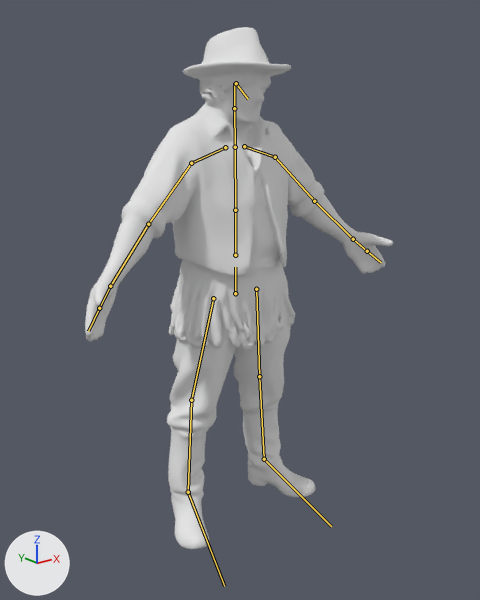
A saved change to the glTF model godot/modelos/animados/levado.glb.
Before and after are seen from a 50 mm camera at (-1.361, -1.731, 1.514) aimed at (-0.077, -0.125, 0.872). The axes (+X, +Y, +Z) are drawn at lower left. The lights are the same throughout. The first picture is the older version. The bones that bend it are drawn over the model as lines.

The first picture shows 'Cuerpo'.
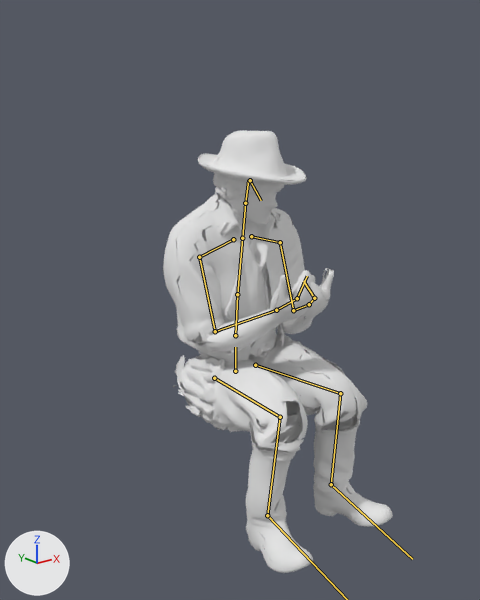
The newer file adds an action. The first version stands in its rest pose; the second is drawn at frame 105 of the action 'truco'.

Pixel boxes (x1, y1, x2, y2) of what changed, in the pictures (480 x 600 px):
'Cuerpo', posed (25% narrower, 15% shorter)
    before: (85, 27, 393, 549)
    after: (163, 130, 393, 573)
bone 'cadera', root to tip
    before: (235, 293) to (235, 267)
    after: (235, 371) to (235, 347)
bone 'columna', root to tip
    before: (235, 255) to (235, 210)
    after: (235, 335) to (237, 294)
bone 'pecho', root to tip
    before: (235, 210) to (235, 147)
    after: (237, 294) to (242, 238)
bone 'cabeza', root to tip
    before: (234, 108) to (234, 83)
    after: (245, 203) to (248, 180)
bone 'brazo.L', root to tip
    before: (275, 157) to (314, 201)
    after: (280, 242) to (293, 310)
bone 'antebrazo.L', root to tip
    before: (314, 201) to (353, 239)
    after: (293, 310) to (309, 304)
bone 'mano.L', root to tip
    before: (353, 239) to (367, 251)
    after: (309, 304) to (314, 298)
bone 'dedos.L', root to tip
    before: (367, 251) to (381, 262)
    after: (314, 298) to (303, 281)
bone 'brazo.R', root to tip
    before: (191, 163) to (148, 224)
    after: (199, 257) to (215, 331)
bone 'antebrazo.R', root to tip
    before: (148, 224) to (110, 286)
    after: (215, 331) to (276, 310)
bone 'mano.R', root to tip
    before: (110, 286) to (99, 308)
    after: (276, 310) to (297, 298)
bone 'dedos.R', root to tip
    before: (99, 308) to (88, 331)
    after: (297, 298) to (307, 276)
bone 'muslo.L', root to tip
    before: (256, 289) to (259, 376)
    after: (255, 365) to (340, 393)
bone 'pierna.L', root to tip
    before: (259, 376) to (264, 459)
    after: (340, 393) to (331, 484)
bone 'pie.L', root to tip
    before: (264, 459) to (331, 526)
    after: (331, 484) to (412, 559)
bone 'muslo.R', root to tip
    before: (213, 298) to (191, 400)
    after: (214, 378) to (280, 417)
bone 'pierna.R', root to tip
    before: (191, 400) to (188, 492)
    after: (280, 417) to (267, 515)

Diff of the bpy script that builds the scene:
```diff
--- a/godot/modelos/animados/levado.glb.py
+++ b/godot/modelos/animados/levado.glb.py
@@ bone_cadera @@
 bone_cadera = bpy.data.objects['Esqueleto'].pose.bones['cadera']
-bone_cadera.location = (0.0, 0.0, 0.0)
+bone_cadera.location = (0.0, -0.29, 0.0)
@@ bone_columna @@
 bone_columna = bpy.data.objects['Esqueleto'].pose.bones['columna']  # child of 'cadera'
-bone_columna.rotation_quaternion = (1.0, 0.0, 0.0, 0.0)  # degrees (0, 0, 0)
+bone_columna.rotation_quaternion = (0.999, 0.035, 0.0, 0.0)  # degrees (4, 0, 0)
@@ bone_pecho @@
 bone_pecho = bpy.data.objects['Esqueleto'].pose.bones['pecho']  # child of 'columna'
-bone_pecho.rotation_quaternion = (1.0, 0.0, 0.0, 0.0)  # degrees (0, 0, 0)
+bone_pecho.rotation_quaternion = (0.999, 0.035, 0.0, 0.0)  # degrees (4, 0, 0)
@@ bone_cabeza @@
 bone_cabeza = bpy.data.objects['Esqueleto'].pose.bones['cabeza']  # child of 'cuello'
-bone_cabeza.rotation_quaternion = (1.0, 0.0, 0.0, 0.0)  # degrees (0, 0, 0)
+bone_cabeza.rotation_quaternion = (0.999, 0.027, 0.031, 0.0)  # degrees (3, 4, 0)
@@ bone_brazo_l @@
 bone_brazo_l = bpy.data.objects['Esqueleto'].pose.bones['brazo.L']  # child of 'clavicula.L'
-bone_brazo_l.rotation_quaternion = (1.0, 0.0, 0.0, 0.0)  # degrees (0, 0, 0)
+bone_brazo_l.rotation_quaternion = (0.91, -0.404, 0.0, 0.089)  # degrees (-48, 4, 9)
@@ bone_antebrazo_l @@
 bone_antebrazo_l = bpy.data.objects['Esqueleto'].pose.bones['antebrazo.L']  # child of 'brazo.L'
-bone_antebrazo_l.rotation_quaternion = (1.0, 0.0, 0.0, 0.0)  # degrees (0, 0, 0)
+bone_antebrazo_l.rotation_quaternion = (0.704, 0.623, -0.001, 0.341)  # degrees (76, -25, 32)
@@ bone_mano_l @@
 bone_mano_l = bpy.data.objects['Esqueleto'].pose.bones['mano.L']  # child of 'antebrazo.L'
-bone_mano_l.rotation_quaternion = (1.0, 0.0, 0.0, 0.0)  # degrees (0, 0, 0)
+bone_mano_l.rotation_quaternion = (0.998, 0.0, 0.056, 0.0)  # degrees (0, 6, 0)
@@ bone_dedos_l @@
 bone_dedos_l = bpy.data.objects['Esqueleto'].pose.bones['dedos.L']  # child of 'mano.L'
-bone_dedos_l.rotation_quaternion = (1.0, 0.0, 0.0, 0.0)  # degrees (0, 0, 0)
+bone_dedos_l.rotation_quaternion = (0.906, 0.423, 0.0, 0.0)  # degrees (50, 0, 0)
@@ bone_brazo_r @@
 bone_brazo_r = bpy.data.objects['Esqueleto'].pose.bones['brazo.R']  # child of 'clavicula.R'
-bone_brazo_r.rotation_quaternion = (1.0, 0.0, 0.0, 0.0)  # degrees (0, 0, 0)
+bone_brazo_r.rotation_quaternion = (0.909, -0.407, 0.0, -0.084)  # degrees (-48, -4, -9)
@@ bone_antebrazo_r @@
 bone_antebrazo_r = bpy.data.objects['Esqueleto'].pose.bones['antebrazo.R']  # child of 'brazo.R'
-bone_antebrazo_r.rotation_quaternion = (1.0, 0.0, 0.0, 0.0)  # degrees (0, 0, 0)
+bone_antebrazo_r.rotation_quaternion = (0.695, 0.621, 0.004, -0.363)  # degrees (75, 27, -34)
@@ bone_mano_r @@
 bone_mano_r = bpy.data.objects['Esqueleto'].pose.bones['mano.R']  # child of 'antebrazo.R'
-bone_mano_r.rotation_quaternion = (1.0, 0.0, 0.0, 0.0)  # degrees (0, 0, 0)
+bone_mano_r.rotation_quaternion = (0.999, 0.0, -0.052, 0.0)  # degrees (0, -6, 0)
@@ bone_dedos_r @@
 bone_dedos_r = bpy.data.objects['Esqueleto'].pose.bones['dedos.R']  # child of 'mano.R'
-bone_dedos_r.rotation_quaternion = (1.0, 0.0, 0.0, 0.0)  # degrees (0, 0, 0)
+bone_dedos_r.rotation_quaternion = (0.906, 0.423, 0.0, 0.0)  # degrees (50, 0, 0)
@@ bone_muslo_l @@
 bone_muslo_l = bpy.data.objects['Esqueleto'].pose.bones['muslo.L']  # child of 'cadera'
-bone_muslo_l.rotation_quaternion = (1.0, 0.0, 0.0, 0.0)  # degrees (0, 0, 0)
+bone_muslo_l.rotation_quaternion = (-0.644, 0.734, 0.0, 0.215)  # degrees (-95, -18, -17)
@@ bone_pierna_l @@
 bone_pierna_l = bpy.data.objects['Esqueleto'].pose.bones['pierna.L']  # child of 'muslo.L'
-bone_pierna_l.rotation_quaternion = (1.0, 0.0, 0.0, 0.0)  # degrees (0, 0, 0)
+bone_pierna_l.rotation_quaternion = (0.611, 0.742, 0.0, 0.277)  # degrees (96, -24, 22)
@@ bone_pie_l @@
 bone_pie_l = bpy.data.objects['Esqueleto'].pose.bones['pie.L']  # child of 'pierna.L'
-bone_pie_l.rotation_quaternion = (1.0, 0.0, 0.0, 0.0)  # degrees (0, 0, 0)
+bone_pie_l.rotation_quaternion = (0.983, -0.072, 0.0, -0.169)  # degrees (-8, -1, -19)
@@ bone_muslo_r @@
 bone_muslo_r = bpy.data.objects['Esqueleto'].pose.bones['muslo.R']  # child of 'cadera'
-bone_muslo_r.rotation_quaternion = (1.0, 0.0, 0.0, 0.0)  # degrees (0, 0, 0)
+bone_muslo_r.rotation_quaternion = (-0.647, 0.735, 0.0, -0.202)  # degrees (-95, 17, 16)
@@ bone_pierna_r @@
 bone_pierna_r = bpy.data.objects['Esqueleto'].pose.bones['pierna.R']  # child of 'muslo.R'
-bone_pierna_r.rotation_quaternion = (1.0, 0.0, 0.0, 0.0)  # degrees (0, 0, 0)
+bone_pierna_r.rotation_quaternion = (0.609, 0.748, 0.0, -0.265)  # degrees (97, 23, -21)
@@ bone_pie_r @@
 bone_pie_r = bpy.data.objects['Esqueleto'].pose.bones['pie.R']  # child of 'pierna.R'
-bone_pie_r.rotation_quaternion = (1.0, 0.0, 0.0, 0.0)  # degrees (0, 0, 0)
+bone_pie_r.rotation_quaternion = (0.982, -0.105, 0.0, 0.159)  # degrees (-12, 2, 18)
```
